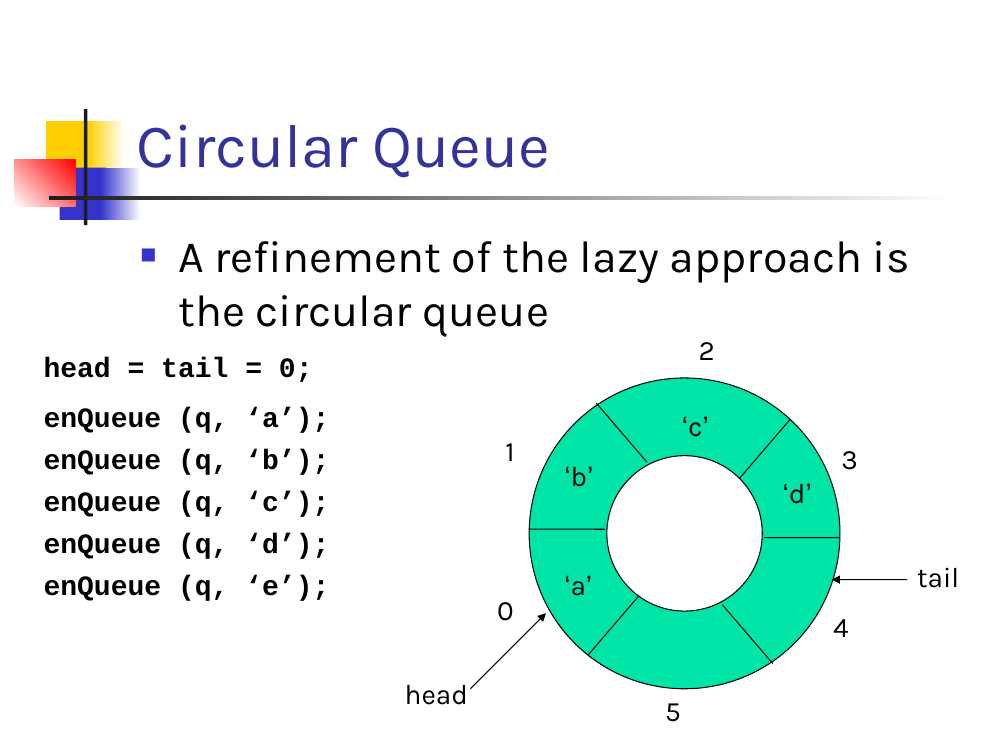
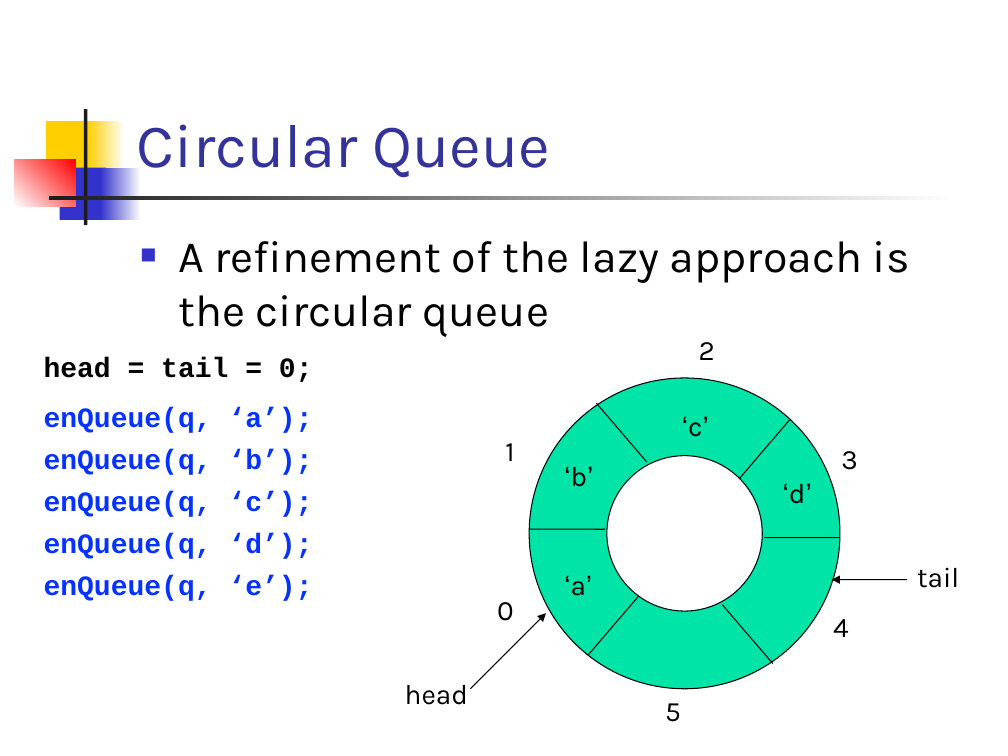
Before and after one commit to csslab-ustc/csslab-ustc.github.io, a slide deck: slide 20 of courses/sysprog/slides/lec16-queue.pptx. Drawn at 1008x756 pixels with LibreOffice and Linux fonts; fonts in the diff are those of the drawing. Boxes give left, top, right and bottom in pixels: in the first picture for what was removed or moved away, otherwise in the second. Text is boxed around its words. In the diff, an @@ line names an element or a change of style, - is before the commit and + after.

```diff
--- a/courses/sysprog/slides/lec16-queue.pptx
+++ b/courses/sysprog/slides/lec16-queue.pptx
@@ text at (x1=44, y1=407, x2=313, y2=433): text changed; text colour #000000 to #0432FF @@
-enQueue (q, ‘a’);
+enQueue(q, ‘a’);
@@ text at (x1=44, y1=449, x2=313, y2=475): text changed; text colour #000000 to #0432FF @@
-enQueue (q, ‘b’);
+enQueue(q, ‘b’);
@@ text at (x1=44, y1=491, x2=313, y2=517): text changed; text colour #000000 to #0432FF @@
-enQueue (q, ‘c’);
+enQueue(q, ‘c’);
@@ text at (x1=44, y1=533, x2=313, y2=559): text changed; text colour #000000 to #0432FF @@
-enQueue (q, ‘d’);
+enQueue(q, ‘d’);
@@ text at (x1=44, y1=575, x2=313, y2=601): text changed; text colour #000000 to #0432FF @@
-enQueue (q, ‘e’);
+enQueue(q, ‘e’);
```
Also in this commit, not shown: 23 other slides changed, 4 slides removed, 10 other files.
